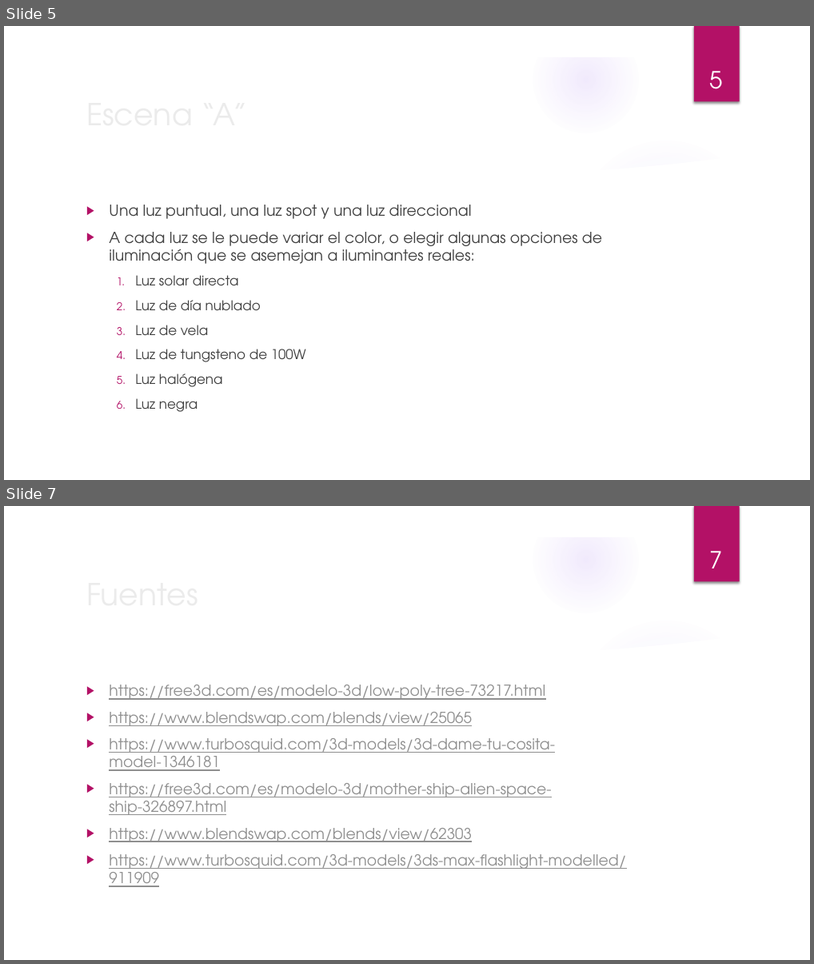
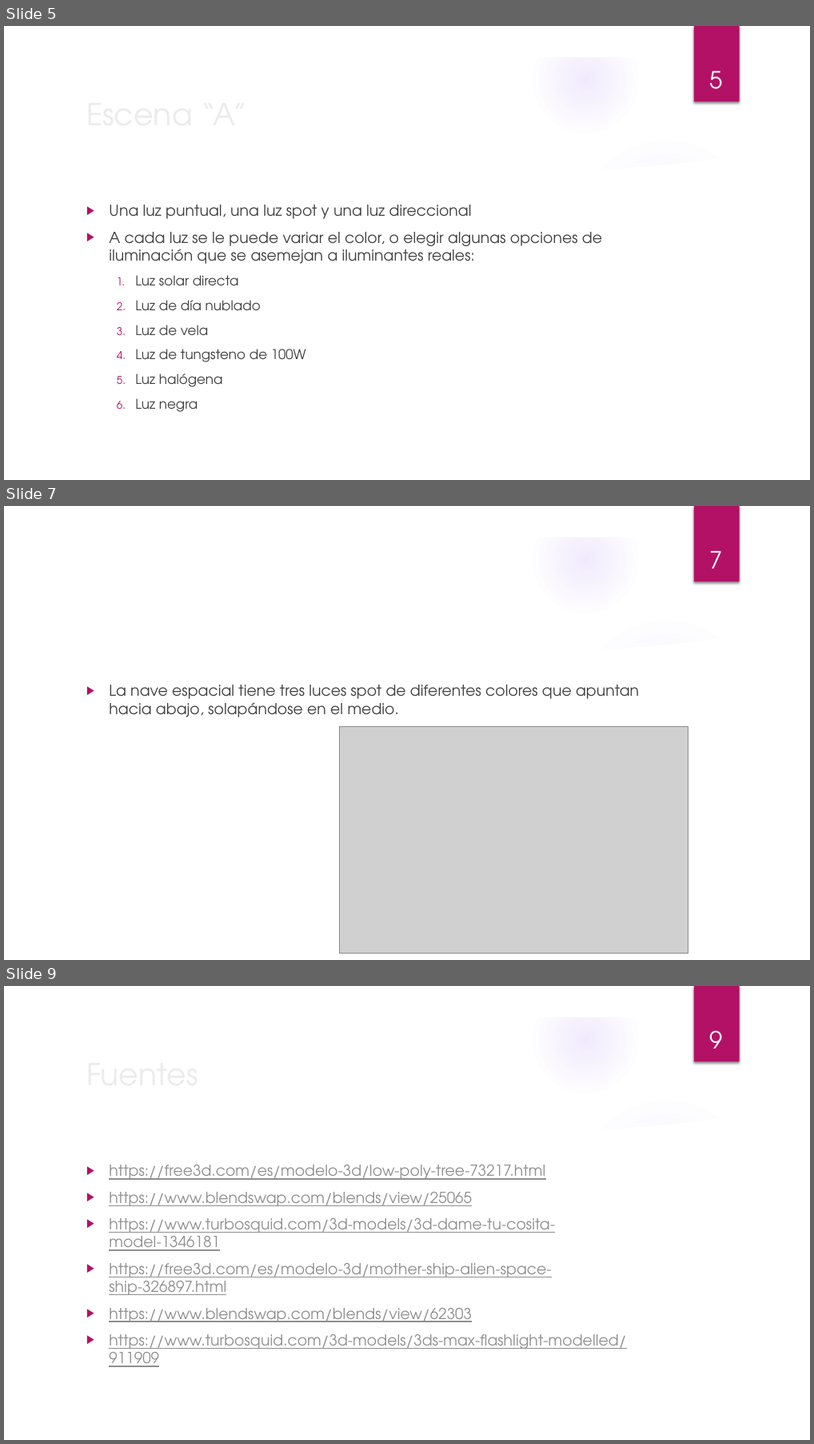
Before and after one commit to nlandau91/CG2019, a slide deck: Proyecto2/Presentacion Proyecto 2.pptx. Shown one above the other, each under a label of ours: slides 5 and 7 before the commit, slides 5, 7 and 9 after it; the slides between them are not shown. The pictures are 814x964 and 814x1444 pixels, drawn with LibreOffice and Linux fonts; fonts in the diff are those of the drawing; grey boxes stand for pictures; background and template pictures are left out. Boxes give left, top, right and bottom in pixels: in the first picture for what was removed or moved away, otherwise in the second. Text is boxed around its words. In the diff, an @@ line names an element or a change of style, - is before the commit and + after.

```diff
--- a/Proyecto2/Presentacion Proyecto 2.pptx
+++ b/Proyecto2/Presentacion Proyecto 2.pptx
@@ slide 7 added at <box>4,506,810,960</box>, background picture (left out); not listed: 9 template elements that a slide beside it also shows @@
@@ page number added at <box>710,551,722,568</box>, 28 pt, text #FFFFFF @@
+7
@@ text added at <box>109,684,639,717</box>, 18 pt, text #404040 @@
+▶ La nave espacial tiene tres luces spot de diferentes colores que apuntan hacia abajo, solapándose en el medio.
@@ picture added at <box>339,727,689,953</box> @@
@@ what was slide 7 is now slide 9 @@
@@ page number at <box>710,1031,722,1048</box>: text changed @@
-7
+9
```
Also in this commit, not shown: 1 slide changed, 1 other slide added, 1 other file.
